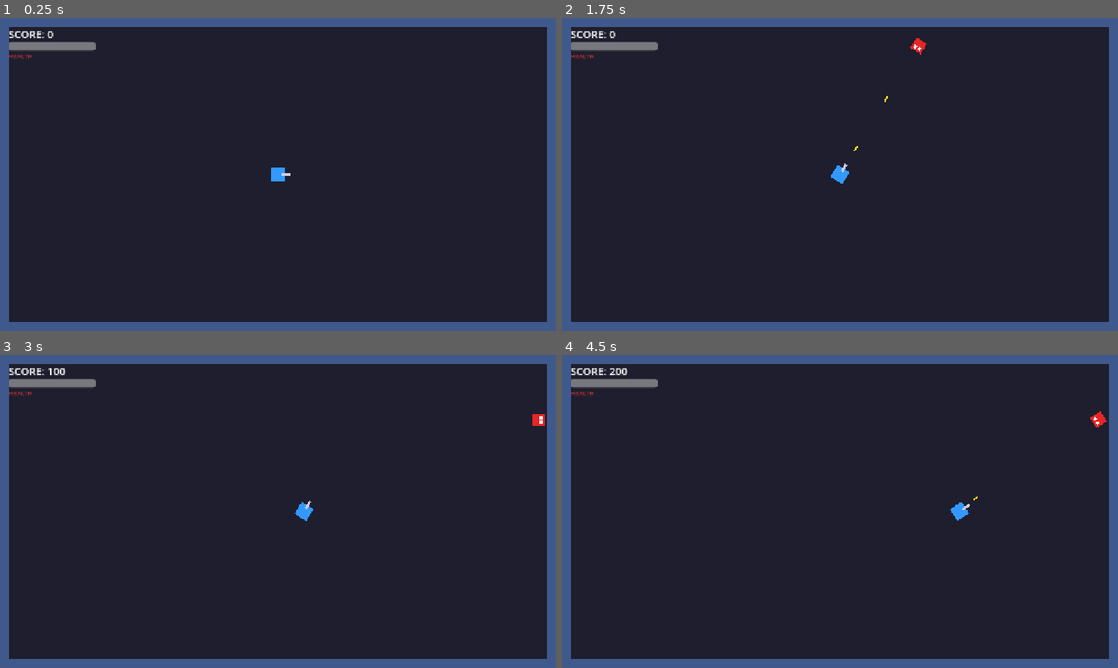
Above: before the commit, frames 1-4 (two rows, left to right).
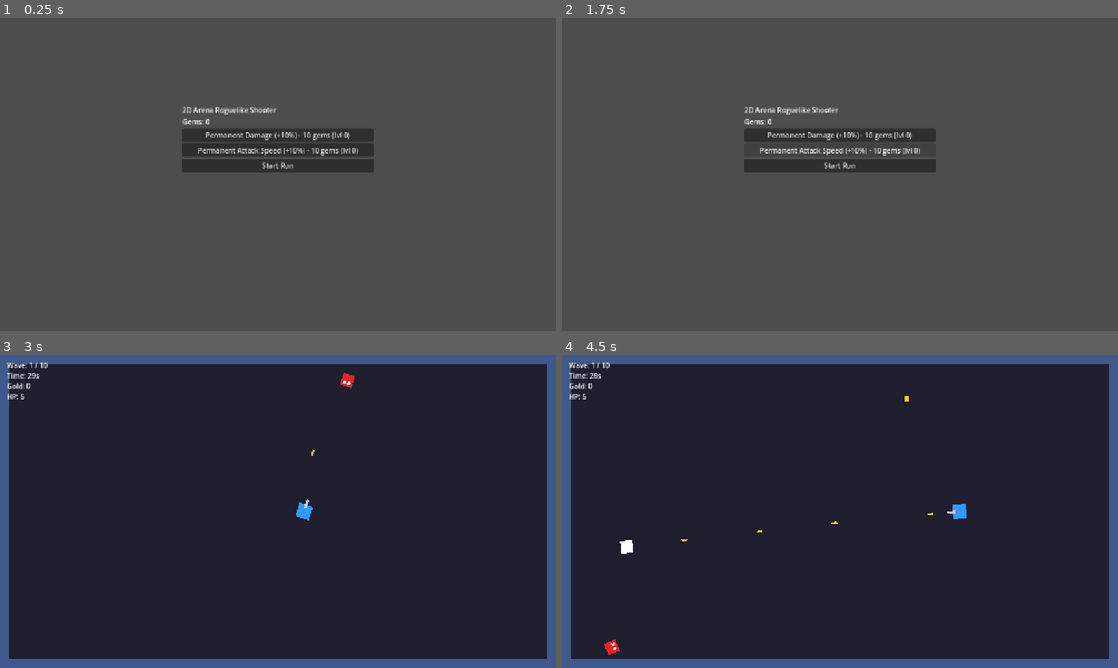
Above: after the commit, the same moments.

Repository: StephenLingham/game-1
Game: Godot game, scene res://scenes/Lobby.tscn
Two runs of this game, one before a commit and one after it. Both use one fixed random seed, a clock stepped at 60 frames per second and the inputs below. Before the commit the project starts from res://scenes/main.tscn.
Inputs (mouse positions are in pixels of both pictures, inside the frame that each line leads up to):
- Up to frame 1 (0.25 s): no input
- Up to frame 2 (1.75 s): click (840, 133) at 0.5 s, where only the run after the commit has a clickable "Permanent Damage (+10%) - 10 …"; click (840, 149) at 1.25 s, where only the run after the commit has a clickable "Permanent Attack Speed (+10%)…"
- Up to frame 3 (3 s): click (278, 502) at 2 s, where only the run after the commit has a clickable "Start Run"; tap Enter at 2.75 s; move the mouse to (400, 495) at 2.77 s; hold D (move_right) from 2.78 s (still down); click (400, 495) at 2.92 s
- Up to frame 4 (4.5 s): release D (move_right) at 3.5 s; drag from (728, 527) to (1073, 430) at 3.52 s; move the mouse to (895, 442) at 4.27 s; hold D (move_right) from 4.28 s (still down); click (895, 442) at 4.42 s

The runs differ from the first frame. In frame 1, 96% of the frame differs, in the area x 0-100%, y 0-100%; in frame 2, 98%; in frame 3, 1.0%; in frame 4, 1.2%.

Commit message:
Game is now a roguelike where you can collect gold and gems to upgrade damage and attack speed

Diff:
--- a/Iterations/Iteration2/scripts/player.gd
+++ b/Iterations/Iteration2/scripts/player.gd
@@ -9,6 +9,10 @@
 
 var health: int
 
+# Click / tap-to-move target (used especially on mobile)
+var _click_target: Vector2 = Vector2.ZERO
+var _has_click_target: bool = false
+
 @onready var shoot_timer: Timer = $ShootTimer
 @onready var hitbox: Area2D = $Hitbox
 
@@ -19,8 +23,39 @@
 
 func _physics_process(_delta: float) -> void:
 	var input_vec := Input.get_vector("move_left", "move_right", "move_up", "move_down")
-	velocity = input_vec * move_speed
+
+	# Keyboard / controller input takes priority when present
+	if input_vec.length() > 0.0:
+		_has_click_target = false
+		velocity = input_vec.normalized() * move_speed
+	elif _has_click_target:
+		var to_target := _click_target - global_position
+		if to_target.length() <= 4.0:
+			_has_click_target = false
+			velocity = Vector2.ZERO
+		else:
+			velocity = to_target.normalized() * move_speed
+	else:
+		velocity = Vector2.ZERO
+
 	move_and_slide()
+
+func _unhandled_input(event: InputEvent) -> void:
+	# Support tap / click-to-move, mainly for mobile
+	if event is InputEventScreenTouch and event.pressed:
+		_set_click_target(event.position)
+	elif event is InputEventScreenDrag:
+		_set_click_target(event.position)
+	elif event is InputEventMouseButton and event.pressed and event.button_index == MOUSE_BUTTON_LEFT:
+		_set_click_target(event.position)
+
+func _set_click_target(screen_pos: Vector2) -> void:
+	var world_pos := screen_pos
+	var cam := get_viewport().get_camera_2d()
+	if cam:
+		world_pos = cam.screen_to_world(screen_pos)
+	_click_target = world_pos
+	_has_click_target = true
 
 func _configure_shoot_timer() -> void:
 	shoot_timer.timeout.connect(_on_shoot_timer)
--- a/project.godot
+++ b/project.godot
@@ -15,9 +15,17 @@
 [application]
 
 config/name="Arena Shooter"
-run/main_scene="res://scenes/main.tscn"
+run/main_scene="res://scenes/Lobby.tscn"
 config/features=PackedStringArray("4.6", "GL Compatibility")
 config/icon="res://icon.svg"
+
+[autoload]
+
+GameState="*res://scripts/game_state.gd"
+
+[debug]
+
+settings/warnings/treat_warnings_as_errors=false
 
 [display]
 
--- /dev/null
+++ b/scenes/GoldPickup.tscn
@@ -0,0 +1,26 @@
+[gd_scene load_steps=4 format=3]
+
+[ext_resource type="Script" path="res://scripts/gold_pickup.gd" id="1"]
+
+[sub_resource type="CircleShape2D" id="1"]
+radius = 8.0
+
+[node name="GoldPickup" type="Area2D"]
+script = ExtResource("1")
+collision_layer = 8
+collision_mask = 1
+
+[node name="CollisionShape2D" type="CollisionShape2D" parent="."]
+shape = SubResource("1")
+
+[node name="CoinVisual" type="ColorRect" parent="."]
+offset_left = -6.0
+offset_top = -6.0
+offset_right = 6.0
+offset_bottom = 6.0
+color = Color(1.0, 0.84, 0.0, 1.0)
+corner_radius_top_left = 6
+corner_radius_top_right = 6
+corner_radius_bottom_right = 6
+corner_radius_bottom_left = 6
+corner_radius = 6
--- /dev/null
+++ b/scenes/Lobby.tscn
@@ -0,0 +1,33 @@
+[gd_scene load_steps=2 format=3]
+
+[ext_resource type="Script" path="res://scripts/lobby.gd" id="1"]
+
+[node name="Lobby" type="Control"]
+anchor_right = 1.0
+anchor_bottom = 1.0
+script = ExtResource("1")
+
+[node name="VBox" type="VBoxContainer" parent="."]
+anchor_left = 0.5
+anchor_top = 0.5
+anchor_right = 0.5
+anchor_bottom = 0.5
+offset_left = -220.0
+offset_top = -160.0
+offset_right = 220.0
+offset_bottom = 160.0
+
+[node name="Title" type="Label" parent="VBox"]
+text = "2D Arena Roguelike Shooter"
+
+[node name="GemsLabel" type="Label" parent="VBox"]
+text = "Gems: 0"
+
+[node name="PermDamage" type="Button" parent="VBox"]
+text = "Permanent Damage - 10 gems"
+
+[node name="PermAtkSpd" type="Button" parent="VBox"]
+text = "Permanent Attack Speed - 10 gems"
+
+[node name="Start" type="Button" parent="VBox"]
+text = "Start Run"
--- a/scenes/main.tscn
+++ b/scenes/main.tscn
@@ -1,7 +1,9 @@
-[gd_scene load_steps=7 format=3]
-
-[ext_resource type="Script" path="res://scripts/main.gd" id="1_script"]
-[ext_resource type="PackedScene" path="res://scenes/player.tscn" id="2_player"]
+[gd_scene load_steps=8 format=3]
+
+[ext_resource type="Script" path="res://scripts/main.gd" id="1"]
+[ext_resource type="PackedScene" path="res://scenes/player.tscn" id="2"]
+[ext_resource type="PackedScene" path="res://scenes/enemy.tscn" id="3"]
+[ext_resource type="Script" path="res://scripts/wave_controller.gd" id="4"]
 
 [sub_resource type="RectangleShape2D" id="wall_top"]
 size = Vector2(1280, 20)
@@ -92,71 +94,108 @@
 offset_bottom = 360.0
 color = Color(0.25, 0.35, 0.55, 1)
 
-[node name="Player" parent="." instance=ExtResource("2_player")]
+[node name="EnemyContainer" type="Node2D" parent="."]
+
+[node name="BulletContainer" type="Node2D" parent="."]
+
+[node name="PickupContainer" type="Node2D" parent="."]
+
+[node name="Player" parent="." instance=ExtResource("2")]
 position = Vector2(640, 360)
 
-[node name="HUD" type="CanvasLayer" parent="."]
-
-[node name="ScoreLabel" type="Label" parent="HUD"]
-offset_left = 20.0
-offset_top = 20.0
-offset_right = 300.0
-offset_bottom = 50.0
-theme_override_font_sizes/font_size = 24
-theme_override_colors/font_color = Color(1, 1, 1, 1)
-text = "SCORE: 0"
-
-[node name="HealthBar" type="ProgressBar" parent="HUD"]
-offset_left = 20.0
-offset_top = 55.0
-offset_right = 220.0
-offset_bottom = 75.0
-max_value = 5.0
-value = 5.0
-show_percentage = false
-
-[node name="HealthLabel" type="Label" parent="HUD"]
-offset_left = 20.0
-offset_top = 78.0
-offset_right = 220.0
-offset_bottom = 98.0
-theme_override_font_sizes/font_size = 14
-theme_override_colors/font_color = Color(0.8, 0.2, 0.2, 1)
-text = "HEALTH"
-
-[node name="GameOverPanel" type="PanelContainer" parent="HUD"]
+[node name="WaveController" type="Node" parent="."]
+script = ExtResource("4")
+enemy_scene = ExtResource("3")
+arena_radius = 420.0
+
+[node name="SpawnTimer" type="Timer" parent="WaveController"]
+wait_time = 0.75
+one_shot = false
+autostart = false
+
+[node name="UI" type="CanvasLayer" parent="."]
+
+[node name="HUD" type="Control" parent="UI"]
+anchor_right = 1.0
+anchor_bottom = 0.0
+offset_right = 0.0
+offset_bottom = 0.0
+
+[node name="WaveLabel" type="Label" parent="UI/HUD"]
+offset_left = 16.0
+offset_top = 12.0
+text = "Wave: 1 / 10"
+
+[node name="TimeLabel" type="Label" parent="UI/HUD"]
+offset_left = 16.0
+offset_top = 36.0
+text = "Time: 30s"
+
+[node name="GoldLabel" type="Label" parent="UI/HUD"]
+offset_left = 16.0
+offset_top = 60.0
+text = "Gold: 0"
+
+[node name="HPLabel" type="Label" parent="UI/HUD"]
+offset_left = 16.0
+offset_top = 84.0
+text = "HP: 5"
+
+[node name="ShopPanel" type="Panel" parent="UI"]
 visible = false
-anchors_preset = 8
 anchor_left = 0.5
 anchor_top = 0.5
 anchor_right = 0.5
 anchor_bottom = 0.5
-offset_left = -150.0
-offset_top = -100.0
-offset_right = 150.0
-offset_bottom = 100.0
-process_mode = 2
-
-[node name="VBoxContainer" type="VBoxContainer" parent="HUD/GameOverPanel"]
-layout_mode = 2
-theme_override_constants/separation = 15
-alignment = 1
-
-[node name="GameOverLabel" type="Label" parent="HUD/GameOverPanel/VBoxContainer"]
-layout_mode = 2
-theme_override_font_sizes/font_size = 32
-theme_override_colors/font_color = Color(1, 0.2, 0.2, 1)
-text = "GAME OVER"
-horizontal_alignment = 1
-
-[node name="FinalScoreLabel" type="Label" parent="HUD/GameOverPanel/VBoxContainer"]
-layout_mode = 2
-theme_override_font_sizes/font_size = 18
-text = "FINAL SCORE: 0"
-horizontal_alignment = 1
-
-[node name="RestartButton" type="Button" parent="HUD/GameOverPanel/VBoxContainer"]
-layout_mode = 2
-text = "RESTART"
-
-[connection signal="pressed" from="HUD/GameOverPanel/VBoxContainer/RestartButton" to="." method="_on_restart_pressed"]
+offset_left = -220.0
+offset_top = -160.0
+offset_right = 220.0
+offset_bottom = 160.0
+
+[node name="VBox" type="VBoxContainer" parent="UI/ShopPanel"]
+anchor_right = 1.0
+anchor_bottom = 1.0
+offset_left = 12.0
+offset_top = 12.0
+offset_right = -12.0
+offset_bottom = -12.0
+
+[node name="Info" type="Label" parent="UI/ShopPanel/VBox"]
+text = "Between waves shop"
+
+[node name="BuyDamage" type="Button" parent="UI/ShopPanel/VBox"]
+text = "Upgrade Damage (+5) - 10 gold"
+
+[node name="BuyAtkSpd" type="Button" parent="UI/ShopPanel/VBox"]
+text = "Upgrade Attack Speed (+10%) - 12 gold"
+
+[node name="Continue" type="Button" parent="UI/ShopPanel/VBox"]
+text = "Continue"
+
+[node name="GameOverPanel" type="Panel" parent="UI"]
+visible = false
+anchor_left = 0.5
+anchor_top = 0.5
+anchor_right = 0.5
+anchor_bottom = 0.5
+offset_left = -240.0
+offset_top = -170.0
+offset_right = 240.0
+offset_bottom = 170.0
+
+[node name="VBox" type="VBoxContainer" parent="UI/GameOverPanel"]
+anchor_right = 1.0
+anchor_bottom = 1.0
+offset_left = 12.0
+offset_top = 12.0
+offset_right = -12.0
+offset_bottom = -12.0
+
+[node name="Result" type="Label" parent="UI/GameOverPanel/VBox"]
+text = "Result"
+
+[node name="Retry" type="Button" parent="UI/GameOverPanel/VBox"]
+text = "Retry"
+
+[node name="BackToLobby" type="Button" parent="UI/GameOverPanel/VBox"]
+text = "Back to Lobby"
--- a/scripts/enemy.gd
+++ b/scripts/enemy.gd
@@ -6,6 +6,8 @@
 @export var health: int = 2
 @export var damage: int = 1
 @export var attack_cooldown: float = 0.5
+@export var gold_drop_min: int = 1
+@export var gold_drop_max: int = 3
 
 var target: Node2D = null
 var can_attack: bool = true
@@ -43,7 +45,17 @@
 
 	if health <= 0:
 		enemy_killed.emit()
+		_drop_gold()
 		queue_free()
+
+func _drop_gold() -> void:
+	call_deferred("_spawn_gold_pickup")
+
+func _spawn_gold_pickup() -> void:
+	var pickup: Area2D = preload("res://scenes/GoldPickup.tscn").instantiate()
+	pickup.global_position = global_position
+	pickup.value = randi_range(gold_drop_min, gold_drop_max)
+	get_tree().current_scene.get_node("PickupContainer").add_child(pickup)
 
 func _on_hitbox_body_entered(body: Node2D) -> void:
 	if body.is_in_group("player") and can_attack:
--- /dev/null
+++ b/scripts/game_state.gd
@@ -0,0 +1,79 @@
+extends Node
+# Simple persistent meta-progression + run-state container.
+
+const SAVE_PATH := "user://save.json"
+
+var gems: int = 0
+var perm_damage_level: int = 0
+var perm_atkspd_level: int = 0
+
+# Run-time values (reset per run)
+var run_gold: int = 0
+var run_damage_bonus: int = 0          # flat bonus (shop)
+var run_atkspd_mult: float = 1.0       # multiplicative (shop)
+
+func _ready() -> void:
+	load_save()
+
+func reset_run() -> void:
+	run_gold = 0
+	run_damage_bonus = 0
+	run_atkspd_mult = 1.0
+
+func get_damage_multiplier() -> float:
+	return 1.0 + 0.10 * float(perm_damage_level)
+
+func get_atkspd_multiplier() -> float:
+	return 1.0 + 0.10 * float(perm_atkspd_level)
+
+func award_gems(amount: int) -> void:
+	gems += max(amount, 0)
+	save()
+
+func perm_damage_cost() -> int:
+	return 10 + perm_damage_level * 10
+
+func perm_atkspd_cost() -> int:
+	return 10 + perm_atkspd_level * 10
+
+func buy_perm_damage() -> bool:
+	var cost := perm_damage_cost()
+	if gems < cost:
+		return false
+	gems -= cost
+	perm_damage_level += 1
+	save()
+	return true
+
+func buy_perm_atkspd() -> bool:
+	var cost := perm_atkspd_cost()
+	if gems < cost:
+		return false
+	gems -= cost
+	perm_atkspd_level += 1
+	save()
+	return true
+
+func save() -> void:
+	var data := {
+		"gems": gems,
+		"perm_damage_level": perm_damage_level,
+		"perm_atkspd_level": perm_atkspd_level
+	}
+	var f := FileAccess.open(SAVE_PATH, FileAccess.WRITE)
+	if f:
+		f.store_string(JSON.stringify(data))
+
+func load_save() -> void:
+	if not FileAccess.file_exists(SAVE_PATH):
+		return
+	var f := FileAccess.open(SAVE_PATH, FileAccess.READ)
+	if not f:
+		return
+	var txt := f.get_as_text()
+	var parsed: Variant = JSON.parse_string(txt)
+	if typeof(parsed) != TYPE_DICTIONARY:
+		return
+	gems = int(parsed.get("gems", 0))
+	perm_damage_level = int(parsed.get("perm_damage_level", 0))
+	perm_atkspd_level = int(parsed.get("perm_atkspd_level", 0))
--- /dev/null
+++ b/scripts/gold_pickup.gd
@@ -0,0 +1,16 @@
+extends Area2D
+
+var value: int = 1
+
+func _ready() -> void:
+	set_deferred("monitoring", true)
+	set_deferred("monitorable", true)
+	body_entered.connect(_on_body_entered)
+
+func _on_body_entered(body: Node) -> void:
+	if body.name == "Player":
+		collect(body)
+
+func collect(_player: Node) -> void:
+	GameState.run_gold += value
+	queue_free()
--- /dev/null
+++ b/scripts/lobby.gd
@@ -0,0 +1,27 @@
+extends Control
+
+@onready var lbl_gems: Label = $VBox/GemsLabel
+@onready var btn_perm_dmg: Button = $VBox/PermDamage
+@onready var btn_perm_spd: Button = $VBox/PermAtkSpd
+
+func _ready() -> void:
+	$VBox/Start.pressed.connect(_start)
+	btn_perm_dmg.pressed.connect(_buy_perm_damage)
+	btn_perm_spd.pressed.connect(_buy_perm_atkspd)
+	_refresh()
+
+func _refresh() -> void:
+	lbl_gems.text = "Gems: %d" % GameState.gems
+	btn_perm_dmg.text = "Permanent Damage (+10%%) - %d gems (lvl %d)" % [GameState.perm_damage_cost(), GameState.perm_damage_level]
+	btn_perm_spd.text = "Permanent Attack Speed (+10%%) - %d gems (lvl %d)" % [GameState.perm_atkspd_cost(), GameState.perm_atkspd_level]
+
+func _buy_perm_damage() -> void:
+	if GameState.buy_perm_damage():
+		_refresh()
+
+func _buy_perm_atkspd() -> void:
+	if GameState.buy_perm_atkspd():
+		_refresh()
+
+func _start() -> void:
+	get_tree().change_scene_to_file("res://scenes/main.tscn")
--- a/scripts/main.gd
+++ b/scripts/main.gd
@@ -1,73 +1,114 @@
 extends Node2D
 
-@export var spawn_interval: float = 1.5
-@export var min_spawn_interval: float = 0.3
-@export var spawn_interval_decay: float = 0.98
-@export var spawn_margin: float = 50.0
+@onready var player: CharacterBody2D = $Player
+@onready var wave_controller: Node = $WaveController
+@onready var hud: CanvasLayer = $UI
+@onready var shop_panel: Control = $UI/ShopPanel
+@onready var game_over_panel: Control = $UI/GameOverPanel
 
-var enemy_scene: PackedScene = preload("res://scenes/enemy.tscn")
-var spawn_timer: float = 0.0
-var score: int = 0
-
-@onready var player: CharacterBody2D = $Player
-@onready var hud: CanvasLayer = $HUD
-@onready var arena_walls: Node2D = $ArenaWalls
-@onready var game_over_panel: PanelContainer = $HUD/GameOverPanel
+@onready var lbl_wave: Label = $UI/HUD/WaveLabel
+@onready var lbl_time: Label = $UI/HUD/TimeLabel
+@onready var lbl_gold: Label = $UI/HUD/GoldLabel
+@onready var lbl_hp: Label = $UI/HUD/HPLabel
 
 func _ready() -> void:
-	spawn_timer = spawn_interval
 	player.player_died.connect(_on_player_died)
+
+	# Wire shop buttons
+	$UI/ShopPanel/VBox/BuyDamage.pressed.connect(_buy_damage)
+	$UI/ShopPanel/VBox/BuyAtkSpd.pressed.connect(_buy_atkspd)
+	$UI/ShopPanel/VBox/Continue.pressed.connect(_close_shop)
+
+	# Game over buttons
+	$UI/GameOverPanel/VBox/BackToLobby.pressed.connect(_back_to_lobby)
+	$UI/GameOverPanel/VBox/Retry.pressed.connect(_retry)
+
+	shop_panel.visible = false
 	game_over_panel.visible = false
 
-func _process(delta: float) -> void:
-	spawn_timer -= delta
-	if spawn_timer <= 0.0:
-		spawn_enemy()
-		spawn_interval = max(min_spawn_interval, spawn_interval * spawn_interval_decay)
-		spawn_timer = spawn_interval
+	wave_controller.start_run()
 
-	# Update HUD
-	hud.get_node("ScoreLabel").text = "SCORE: " + str(score)
-	hud.get_node("HealthBar").value = player.health
-	hud.get_node("HealthBar").max_value = player.max_health
+func _process(_delta: float) -> void:
+	lbl_gold.text = "Gold: %d" % GameState.run_gold
+	lbl_hp.text = "HP: %d" % player.health
 
-func spawn_enemy() -> void:
-	var enemy := enemy_scene.instantiate()
+func on_wave_started(w: int) -> void:
+	lbl_wave.text = "Wave: %d / 10" % w
 
-	# Spawn inside the arena near the edges
-	# Arena interior is roughly x: 30-1250, y: 30-690 (inside the walls)
-	var inner_left := 35.0
-	var inner_right := 1245.0
-	var inner_top := 35.0
-	var inner_bottom := 685.0
-	var edge_margin := 40.0  # How close to the wall they spawn
+func on_wave_time(t: float) -> void:
+	lbl_time.text = "Time: %.0fs" % t
 
-	var spawn_pos := Vector2.ZERO
-	var side := randi() % 4
+func open_shop(_wave: int) -> void:
+	get_tree().paused = true
+	shop_panel.visible = true
+	shop_panel.process_mode = Node.PROCESS_MODE_ALWAYS
+	_refresh_shop_text()
 
-	match side:
-		0: # Top edge (inside)
-			spawn_pos = Vector2(randf_range(inner_left + edge_margin, inner_right - edge_margin), inner_top + 5.0)
-		1: # Bottom edge (inside)
-			spawn_pos = Vector2(randf_range(inner_left + edge_margin, inner_right - edge_margin), inner_bottom - 5.0)
-		2: # Left edge (inside)
-			spawn_pos = Vector2(inner_left + 5.0, randf_range(inner_top + edge_margin, inner_bottom - edge_margin))
-		3: # Right edge (inside)
-			spawn_pos = Vector2(inner_right - 5.0, randf_range(inner_top + edge_margin, inner_bottom - edge_margin))
+func _close_shop() -> void:
+	shop_panel.visible = false
+	get_tree().paused = false
+	wave_controller.resume_after_shop()
 
-	enemy.global_position = spawn_pos
-	enemy.enemy_killed.connect(_on_enemy_killed)
-	add_child(enemy)
+func _refresh_shop_text() -> void:
+	var dmg_cost := _shop_damage_cost()
+	var spd_cost := _shop_atkspd_cost()
+	$UI/ShopPanel/VBox/Info.text = "Between waves shop\nGold: %d\nDamage bonus: +%d\nAttack speed mult: x%.2f" % [
+		GameState.run_gold, GameState.run_damage_bonus, GameState.run_atkspd_mult
+	]
+	$UI/ShopPanel/VBox/BuyDamage.text = "Upgrade Damage (+5) - %d gold" % dmg_cost
+	$UI/ShopPanel/VBox/BuyAtkSpd.text = "Upgrade Attack Speed (+10%%) - %d gold" % spd_cost
 
-func _on_enemy_killed() -> void:
-	score += 100
+func _shop_damage_cost() -> int:
+	# Scale with number of purchases
+	return 10 + int(GameState.run_damage_bonus / 5) * 8
+
+func _shop_atkspd_cost() -> int:
+	# Scale with multiplier
+	var steps := int(round((GameState.run_atkspd_mult - 1.0) / 0.10))
+	return 12 + steps * 10
+
+func _buy_damage() -> void:
+	var cost := _shop_damage_cost()
+	if GameState.run_gold < cost:
+		return
+	GameState.run_gold -= cost
+	GameState.run_damage_bonus += 5
+	_refresh_shop_text()
+
+func _buy_atkspd() -> void:
+	var cost := _shop_atkspd_cost()
+	if GameState.run_gold < cost:
+		return
+	GameState.run_gold -= cost
+	GameState.run_atkspd_mult *= 1.10
+	_refresh_shop_text()
 
 func _on_player_died() -> void:
-	# Show game over
+	end_run(false, wave_controller.wave)
+
+func end_run(won: bool, waves_completed: int) -> void:
+	# Prevent double-end
+	if game_over_panel.visible:
+		return
+	get_tree().paused = true
+
+	# Gems reward: 2 per wave + 10 bonus if win
+	var gems := waves_completed * 2
+	if won:
+		gems += 10
+	GameState.award_gems(gems)
+
+	game_over_panel.process_mode = Node.PROCESS_MODE_ALWAYS
 	game_over_panel.visible = true
-	get_tree().paused = true
-	game_over_panel.get_node("VBoxContainer/FinalScoreLabel").text = "FINAL SCORE: " + str(score)
+	var result_text := "Victory!" if won else "Defeated!"
+	$UI/GameOverPanel/VBox/Result.text = result_text + "\nWaves completed: %d\nGems earned: %d\nTotal gems: %d" % [
+		waves_completed, gems, GameState.gems
+	]
 
-func _on_restart_pressed() -> void:
+func _back_to_lobby() -> void:
 	get_tree().paused = false
-	get_tree().reload_current_scene()
+	get_tree().change_scene_to_file("res://scenes/Lobby.tscn")
+
+func _retry() -> void:
+	get_tree().paused = false
+	get_tree().change_scene_to_file("res://scenes/main.tscn")
--- a/scripts/player.gd
+++ b/scripts/player.gd
@@ -3,12 +3,17 @@
 signal player_died
 
 @export var speed: float = 300.0
-@export var fire_rate: float = 0.15
+@export var fire_rate: float = 0.20
 @export var max_health: int = 5
+@export var base_damage: int = 1
 
 var health: int
 var can_fire: bool = true
 var fire_timer: float = 0.0
+
+# Click / tap-to-move support
+var _click_target: Vector2 = Vector2.ZERO
+var _has_click_target: bool = false
 
 @onready var muzzle: Marker2D = $Muzzle
 @onready var sprite: Sprite2D = $Sprite2D
@@ -25,10 +30,21 @@
 	input_dir.x = Input.get_axis("move_left", "move_right")
 	input_dir.y = Input.get_axis("move_up", "move_down")
 
-	if input_dir.length() > 1.0:
-		input_dir = input_dir.normalized()
-
-	velocity = input_dir * speed
+	if input_dir.length() > 0.0:
+		# Keyboard / controller input takes priority
+		_has_click_target = false
+		if input_dir.length() > 1.0:
+			input_dir = input_dir.normalized()
+		velocity = input_dir * speed
+	elif _has_click_target:
+		var to_target := _click_target - global_position
+		if to_target.length() <= 4.0:
+			_has_click_target = false
+			velocity = Vector2.ZERO
+		else:
+			velocity = to_target.normalized() * speed
+	else:
+		velocity = Vector2.ZERO
 	move_and_slide()
 
 	# Find nearest enemy and aim at it
@@ -46,6 +62,33 @@
 	if can_fire and nearest_enemy:
 		fire()
 
+func get_damage() -> int:
+	var dmg := float(base_damage + GameState.run_damage_bonus)
+	dmg *= GameState.get_damage_multiplier()
+	return int(round(dmg))
+
+func _get_fire_interval() -> float:
+	var atk_mult := GameState.get_atkspd_multiplier() * GameState.run_atkspd_mult
+	var interval: float = fire_rate / max(atk_mult, 0.05)
+	return max(interval, 0.02)
+
+func _unhandled_input(event: InputEvent) -> void:
+	# Tap / click-to-move for mobile & mouse
+	if event is InputEventScreenTouch and event.pressed:
+		_set_click_target(event.position)
+	elif event is InputEventScreenDrag:
+		_set_click_target(event.position)
+	elif event is InputEventMouseButton and event.pressed and event.button_index == MOUSE_BUTTON_LEFT:
+		_set_click_target(event.position)
+
+func _set_click_target(screen_pos: Vector2) -> void:
+	var world_pos := screen_pos
+	var cam := get_viewport().get_camera_2d()
+	if cam:
+		world_pos = cam.screen_to_world(screen_pos)
+	_click_target = world_pos
+	_has_click_target = true
+
 func _get_nearest_enemy() -> Node2D:
 	var enemies := get_tree().get_nodes_in_group("enemies")
 	var closest: Node2D = null
@@ -62,12 +105,13 @@
 
 func fire() -> void:
 	can_fire = false
-	fire_timer = fire_rate
+	fire_timer = _get_fire_interval()
 
 	var bullet := bullet_scene.instantiate() as Area2D
 	bullet.global_position = muzzle.global_position
 	bullet.rotation = rotation
 	bullet.direction = Vector2.RIGHT.rotated(rotation)
+	bullet.damage = get_damage()
 	get_tree().current_scene.add_child(bullet)
 
 func take_damage(amount: int = 1) -> void:
--- /dev/null
+++ b/scripts/wave_controller.gd
@@ -0,0 +1,92 @@
+extends Node
+
+@export var enemy_scene: PackedScene
+@export var arena_radius: float = 420.0
+
+const TOTAL_WAVES := 10
+const WAVE_SECONDS := 30.0
+
+var wave: int = 0
+var wave_time_left: float = 0.0
+var spawning: bool = false
+
+@onready var spawn_timer: Timer = $SpawnTimer
+@onready var game: Node = get_tree().current_scene
+
+func _ready() -> void:
+	spawn_timer.timeout.connect(_spawn_tick)
+
+func start_run() -> void:
+	GameState.reset_run()
+	wave = 0
+	_next_wave()
+
+func _next_wave() -> void:
+	wave += 1
+	if wave > TOTAL_WAVES:
+		game.call_deferred("end_run", true, TOTAL_WAVES)
+		return
+
+	wave_time_left = WAVE_SECONDS
+	spawning = true
+
+	# spawn rate ramps with wave (lower wait time == more enemies)
+	var base_wait: float = 0.75
+	var wait: float = max(base_wait - 0.05 * float(wave - 1), 0.25)
+	spawn_timer.wait_time = wait
+	spawn_timer.start()
+
+	game.call_deferred("on_wave_started", wave)
+
+func _process(delta: float) -> void:
+	if not spawning:
+		return
+	wave_time_left = max(wave_time_left - delta, 0.0)
+	game.call_deferred("on_wave_time", wave_time_left)
+
+	if wave_time_left <= 0.0:
+		_end_wave()
+
+func _end_wave() -> void:
+	spawning = false
+	spawn_timer.stop()
+	game.call_deferred("open_shop", wave)
+
+func resume_after_shop() -> void:
+	# Optionally clear enemies between waves for clarity
+	for e in get_tree().get_nodes_in_group("enemies"):
+		if is_instance_valid(e):
+			e.queue_free()
+	_next_wave()
+
+func _spawn_tick() -> void:
+	if enemy_scene == null:
+		return
+	# spawn a small burst each tick as waves increase
+	var burst := 1 + int(floor((wave - 1) / 2.0))
+	for i in range(burst):
+		var e := enemy_scene.instantiate()
+
+		# Spawn just inside the arena walls instead of outside
+		# Arena interior is roughly x: 30-1250, y: 30-690 (inside the walls)
+		var inner_left := 35.0
+		var inner_right := 1245.0
+		var inner_top := 35.0
+		var inner_bottom := 685.0
+		var edge_margin := 40.0  # How close to the wall they spawn
+
+		var spawn_pos := Vector2.ZERO
+		var side := randi() % 4
+
+		match side:
+			0: # Top edge (inside)
+				spawn_pos = Vector2(randf_range(inner_left + edge_margin, inner_right - edge_margin), inner_top + 5.0)
+			1: # Bottom edge (inside)
+				spawn_pos = Vector2(randf_range(inner_left + edge_margin, inner_right - edge_margin), inner_bottom - 5.0)
+			2: # Left edge (inside)
+				spawn_pos = Vector2(inner_left + 5.0, randf_range(inner_top + edge_margin, inner_bottom - edge_margin))
+			3: # Right edge (inside)
+				spawn_pos = Vector2(inner_right - 5.0, randf_range(inner_top + edge_margin, inner_bottom - edge_margin))
+
+		e.global_position = spawn_pos
+		game.get_node("EnemyContainer").add_child(e)
Not shown: 1 places in scenes/main.tscn that only renumber resources
